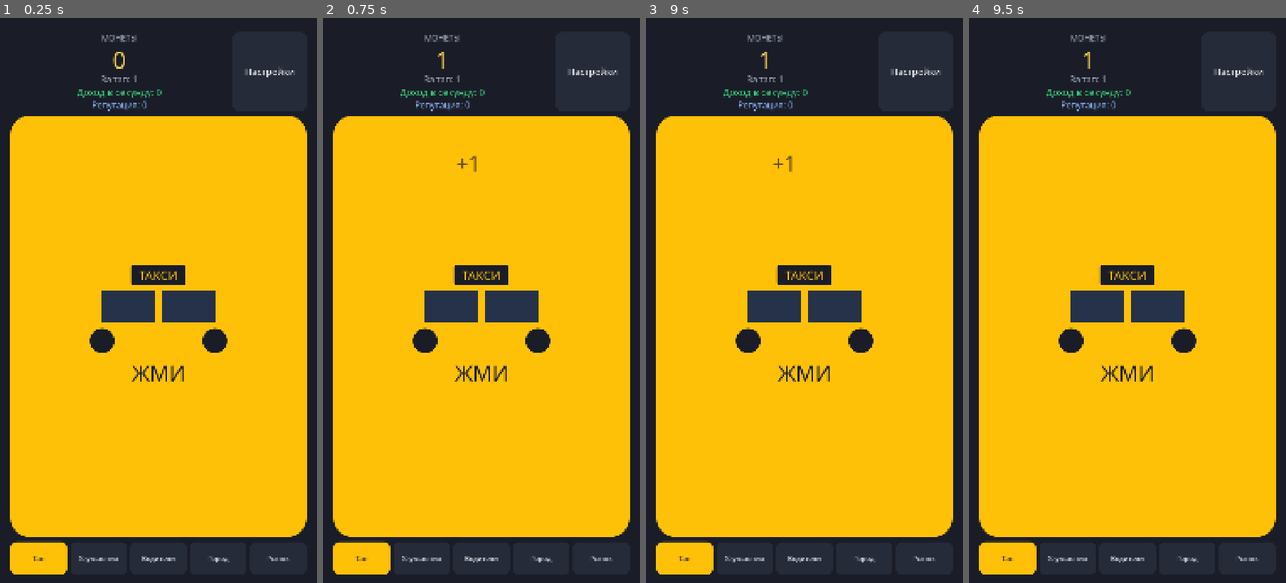
Above: before the commit, frames 1-4 (left to right).
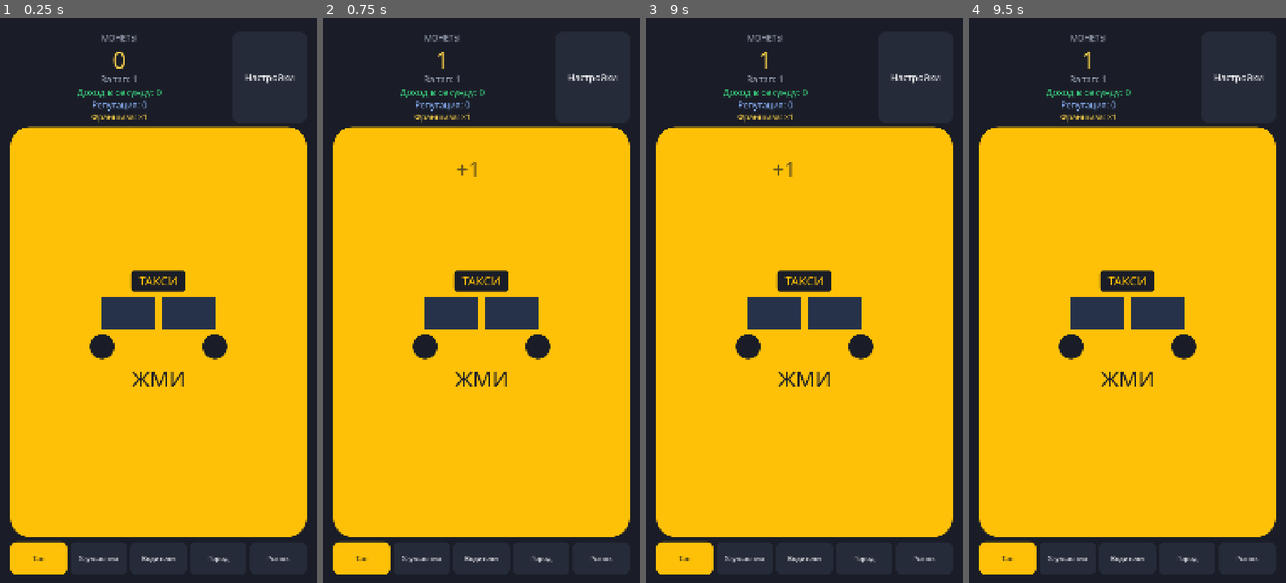
Above: after the commit, the same moments.

Repository: bogdan22807/play1
Game: Godot game, scene res://scenes/main.tscn
The game is run twice, just before and just after one commit, with the same random seed, the same clock (stepped at 60 frames per second) and the same inputs.
Inputs (mouse positions are in pixels of both pictures, inside the frame that each line leads up to; where the layout moved, square brackets give the same spot in the first picture):
- Up to frame 1 (0.25 s): no input
- Up to frame 2 (0.75 s): click (481, 334) [481, 328] at 0.5 s
- Up to frame 3 (9 s): click "Настройки" at 1.25 s; click "Тап" at 2 s; click "Улучшения" at 2.75 s; click "Водители" at 3.5 s; click "Город" at 4.25 s; click "Рынок" at 5 s; click "Сбросить прогресс" at 5.75 s; click "Сбросить" at 6.5 s; click "Настройки" at 7.25 s; click "Закрыть" at 8 s; click (804, 334) [804, 328] at 8.75 s
- Up to frame 4 (9.5 s): no input

The runs differ from the first frame. In frame 1, 4.3% of the frame differs, in the area x 3-97%, y 8-66%; in frame 2, 4.3%; in frame 3, 4.3%; in frame 4, 4.3%.

Commit message:
Добавить продажу компании и множитель франшизы.
Продажа сбрасывает забег и оставляет постоянный бонус от заработка. Старые сохранения получают франшизу 1.

Co-authored-by: bogdan22807 <bogdan22807@users.noreply.github.com>

Diff:
--- a/autoload/game_state.gd
+++ b/autoload/game_state.gd
@@ -22,6 +22,7 @@
 signal regions_changed
 ## Выкупили конкурента или он отказал.
 signal competitors_changed
+signal franchise_changed(franchise: float)
 
 ## Сколько монет даёт тап без улучшений.
 const BASE_TAP_POWER: float = 1.0
@@ -32,6 +33,10 @@
 const COMPETITORS_PATH := "res://data/competitors.json"
 ## Сколько тапов нужно для +1 репутации.
 const TAPS_PER_REPUTATION := 20
+## Сколько монет забега дают +1 к множителю франшизы.
+const FRANCHISE_PER_EARNED := 10000.0
+## Меньше этой суммы компанию продать нельзя.
+const MIN_RUN_TO_SELL := 1000.0
 ## Если кадр завис дольше секунды, не начисляем доход за всю паузу.
 const MAX_INCOME_STEP := 1.0
 const SAVE_PATH := "user://save.json"
@@ -63,6 +68,10 @@
 var reputation: int = 0
 ## Сколько тапов уже накоплено до следующей единицы репутации.
 var _taps_toward_reputation: int = 0
+## Постоянный множитель. Переживает продажу компании.
+var franchise: float = 1.0
+## Монеты, полученные за текущий забег. Траты его не уменьшают.
+var run_earned: float = 0.0
 var _income_per_second: float = 0.0
 ## Время последнего сохранения. От него считаем, сколько игра не работала.
 var _last_exit_unix: int = 0
@@ -91,6 +100,7 @@
 	regions_changed.emit()
 	reputation_changed.emit(reputation)
 	competitors_changed.emit()
+	franchise_changed.emit(franchise)
 
 
 ## Пассивный доход капает каждый кадр. Рядом тикает автосохранение.
@@ -99,7 +109,7 @@
 		var step: float = delta
 		if step > MAX_INCOME_STEP:
 			step = MAX_INCOME_STEP
-		coins += _income_per_second * step
+		_gain_coins(_income_per_second * step)
 		coins_changed.emit(coins)
 	_autosave_left -= delta
 	if _autosave_left <= 0.0:
@@ -133,7 +143,7 @@
 ## Игрок нажал на такси. Возвращает, сколько монет добавилось.
 func tap() -> float:
 	var gained: float = get_tap_power()
-	coins += gained
+	_gain_coins(gained)
 	_run_tap_for_reputation()
 	coins_changed.emit(coins)
 	return gained
@@ -236,7 +246,7 @@
 
 ## Районы, регионы и франшиза умножают и тап, и пассивный доход.
 func get_income_multiplier() -> float:
-	return _district_multiplier() * _region_multiplier() * _competitor_multiplier()
+	return _district_multiplier() * _region_multiplier() * _competitor_multiplier() * franchise
 
 
 func get_cities() -> Array:
@@ -500,6 +510,8 @@
 	_owned_competitors.clear()
 	reputation = 0
 	_taps_toward_reputation = 0
+	franchise = 1.0
+	run_earned = 0.0
 	_recalc_income()
 	coins_changed.emit(coins)
 	tap_power_changed.emit(get_tap_power())
@@ -509,7 +521,63 @@
 	regions_changed.emit()
 	reputation_changed.emit(reputation)
 	competitors_changed.emit()
-	save_game()
+	franchise_changed.emit(franchise)
+	save_game()
+
+
+func get_franchise() -> float:
+	return franchise
+
+
+func get_run_earned() -> float:
+	return run_earned
+
+
+## На сколько вырастет франшиза, если продать компанию прямо сейчас.
+func get_prestige_bonus() -> float:
+	return run_earned / FRANCHISE_PER_EARNED
+
+
+func can_sell_company() -> bool:
+	return run_earned + 0.001 >= MIN_RUN_TO_SELL
+
+
+## Сбрасывает забег и прибавляет франшизу. Сама франшиза остаётся.
+func sell_company() -> bool:
+	if not can_sell_company():
+		return false
+	franchise += get_prestige_bonus()
+	coins = 0.0
+	run_earned = 0.0
+	_upgrade_levels.clear()
+	_driver_counts.clear()
+	_offline_coins = 0.0
+	_offline_seconds = 0.0
+	_offline_capped = false
+	_opened_districts.clear()
+	_opened_regions.clear()
+	_owned_competitors.clear()
+	reputation = 0
+	_taps_toward_reputation = 0
+	_recalc_income()
+	coins_changed.emit(coins)
+	tap_power_changed.emit(get_tap_power())
+	upgrades_changed.emit()
+	drivers_changed.emit()
+	districts_changed.emit()
+	regions_changed.emit()
+	reputation_changed.emit(reputation)
+	competitors_changed.emit()
+	franchise_changed.emit(franchise)
+	save_game()
+	return true
+
+
+func _gain_coins(amount: float) -> void:
+	if amount <= 0.0:
+		return
+	coins += amount
+	run_earned += amount
 
 
 ## Игрок нажал «Забрать». До этого момента монеты за отсутствие только ждут.
@@ -517,7 +585,7 @@
 	var amount: float = _offline_coins
 	if amount <= 0.0:
 		return 0.0
-	coins += amount
+	_gain_coins(amount)
 	_offline_coins = 0.0
 	_offline_seconds = 0.0
 	_offline_capped = false
@@ -574,7 +642,7 @@
 func _fold_offline_dust() -> bool:
 	if _offline_coins <= 0.0 or _offline_coins >= 1.0:
 		return false
-	coins += _offline_coins
+	_gain_coins(_offline_coins)
 	_offline_coins = 0.0
 	_offline_seconds = 0.0
 	_offline_capped = false
@@ -617,6 +685,8 @@
 		"reputation": reputation,
 		"reputation_taps": _taps_toward_reputation,
 		"competitors": _owned_competitors.duplicate(),
+		"franchise": franchise,
+		"run_earned": run_earned,
 	}
 	var file := FileAccess.open(SAVE_PATH, FileAccess.WRITE)
 	if file == null:
@@ -648,6 +718,9 @@
 	_owned_competitors = _read_count_dict(data.get("competitors", {}))
 	reputation = maxi(0, int(data.get("reputation", 0)))
 	_taps_toward_reputation = maxi(0, int(data.get("reputation_taps", 0)))
+	franchise = maxf(1.0, float(data.get("franchise", 1.0)))
+	# Старое сохранение без поля: уже лежащие монеты считаем заработком забега.
+	run_earned = maxf(0.0, float(data.get("run_earned", coins)))
 	_last_exit_unix = maxi(0, int(data.get("last_exit_unix", 0)))
 	var saved_offline: float = maxf(0.0, float(data.get("pending_offline_coins", 0)))
 	var saved_seconds: float = maxf(0.0, float(data.get("pending_offline_seconds", 0)))
--- a/scripts/main.gd
+++ b/scripts/main.gd
@@ -54,6 +54,11 @@
 var _notice_layer: Control
 var _notice_title: Label
 var _notice_body: Label
+var _franchise_label: Label
+var _sell_info: Label
+var _sell_button: Button
+var _sell_layer: Control
+var _sell_body: Label
 var _offline_layer: Control
 var _offline_label: Label
 var _offline_time_label: Label
@@ -71,6 +76,7 @@
 	GameState.regions_changed.connect(_on_regions_changed)
 	GameState.reputation_changed.connect(_on_reputation_changed)
 	GameState.competitors_changed.connect(_on_competitors_changed)
+	GameState.franchise_changed.connect(_on_franchise_changed)
 	GameState.offline_reward_ready.connect(_show_offline_popup)
 	# Сигнал из автозагрузки мог прийти раньше, чем экран подписался. Берём числа ещё раз.
 	_on_coins_changed(GameState.coins)
@@ -81,7 +87,9 @@
 	_refresh_districts()
 	_refresh_regions()
 	_refresh_competitors()
+	_refresh_sell()
 	_on_reputation_changed(GameState.reputation)
+	_on_franchise_changed(GameState.get_franchise())
 	_show_offline_popup()
 
 
@@ -164,6 +172,7 @@
 	_show_page(PAGE_TAP)
 	_build_settings_popup()
 	_build_notice_popup()
+	_build_sell_popup()
 	_build_offline_popup()
 
 
@@ -218,6 +227,12 @@
 	_reputation_label.add_theme_font_size_override("font_size", 30)
 	_reputation_label.add_theme_color_override("font_color", Color("8eb6ff"))
 	text_box.add_child(_reputation_label)
+
+	_franchise_label = Label.new()
+	_franchise_label.horizontal_alignment = HORIZONTAL_ALIGNMENT_CENTER
+	_franchise_label.add_theme_font_size_override("font_size", 28)
+	_franchise_label.add_theme_color_override("font_color", COLOR_GOLD)
+	text_box.add_child(_franchise_label)
 
 	var settings_button := Button.new()
 	settings_button.text = "Настройки"
@@ -412,6 +427,8 @@
 			continue
 		_market_list.add_child(_make_competitor_row(competitor_id, info))
 
+	_market_list.add_child(_make_sell_panel())
+
 
 func _make_competitor_row(competitor_id: String, info: Dictionary) -> PanelContainer:
 	var panel := PanelContainer.new()
@@ -483,6 +500,120 @@
 			var cost: float = GameState.get_competitor_cost(id)
 			offer_button.text = "Предложить выкуп\n%s" % GameState.format_number(cost)
 			offer_button.disabled = not GameState.can_offer_buyout(id)
+
+
+func _make_sell_panel() -> PanelContainer:
+	var panel := PanelContainer.new()
+	panel.size_flags_horizontal = Control.SIZE_EXPAND_FILL
+	panel.add_theme_stylebox_override("panel", _panel_style())
+
+	var column := VBoxContainer.new()
+	column.add_theme_constant_override("separation", 10)
+	panel.add_child(column)
+
+	var title := Label.new()
+	title.text = "Продать компанию"
+	title.horizontal_alignment = HORIZONTAL_ALIGNMENT_CENTER
+	title.add_theme_font_size_override("font_size", 36)
+	column.add_child(title)
+
+	_sell_info = Label.new()
+	_sell_info.autowrap_mode = TextServer.AUTOWRAP_WORD_SMART
+	_sell_info.horizontal_alignment = HORIZONTAL_ALIGNMENT_CENTER
+	_sell_info.add_theme_font_size_override("font_size", 26)
+	_sell_info.add_theme_color_override("font_color", COLOR_MUTED)
+	column.add_child(_sell_info)
+
+	_sell_button = Button.new()
+	_sell_button.text = "Продать компанию"
+	_sell_button.custom_minimum_size = Vector2(0, 110)
+	_sell_button.focus_mode = Control.FOCUS_NONE
+	_style_buy_button(_sell_button)
+	_sell_button.pressed.connect(_ask_sell)
+	column.add_child(_sell_button)
+	return panel
+
+
+func _refresh_sell() -> void:
+	if _sell_info == null:
+		return
+	var bonus: float = GameState.get_prestige_bonus()
+	var now: float = GameState.get_franchise()
+	_sell_info.text = "Заработано за забег: %s\nФраншиза сейчас: ×%s\nПосле продажи станет ×%s" % [
+		GameState.format_number(GameState.get_run_earned()),
+		GameState.format_number(now),
+		GameState.format_number(now + bonus),
+	]
+	_sell_button.disabled = not GameState.can_sell_company()
+	if _sell_button.disabled:
+		_sell_button.text = "Нужно заработать %s" % GameState.format_number(1000.0)
+	else:
+		_sell_button.text = "Продать компанию"
+
+
+func _ask_sell() -> void:
+	var bonus: float = GameState.get_prestige_bonus()
+	var now: float = GameState.get_franchise()
+	_sell_body.text = "Монеты, улучшения, водители, районы, регионы и выкуп обнулятся.\nРепутация тоже начнётся заново.\n\nБонус этого забега: +%s\nФраншиза станет ×%s и останется навсегда." % [
+		GameState.format_number(bonus),
+		GameState.format_number(now + bonus),
+	]
+	_sell_layer.visible = true
+
+
+func _confirm_sell() -> void:
+	_sell_layer.visible = false
+	if GameState.sell_company():
+		_show_page(PAGE_TAP)
+		_show_notice("Компания продана", "Франшиза теперь ×%s. Она умножает весь доход." % GameState.format_number(GameState.get_franchise()))
+
+
+func _close_sell() -> void:
+	_sell_layer.visible = false
+
+
+func _on_franchise_changed(value: float) -> void:
+	_franchise_label.text = "Франшиза: ×%s" % GameState.format_number(value)
+	_refresh_sell()
+
+
+func _build_sell_popup() -> void:
+	_sell_layer = Control.new()
+	_sell_layer.set_anchors_and_offsets_preset(Control.PRESET_FULL_RECT)
+	_sell_layer.visible = false
+	_sell_layer.mouse_filter = Control.MOUSE_FILTER_STOP
+	add_child(_sell_layer)
+
+	var dim := ColorRect.new()
+	dim.color = Color(0, 0, 0, 0.72)
+	dim.set_anchors_and_offsets_preset(Control.PRESET_FULL_RECT)
+	dim.mouse_filter = Control.MOUSE_FILTER_IGNORE
+	_sell_layer.add_child(dim)
+
+	var center := CenterContainer.new()
+	center.set_anchors_and_offsets_preset(Control.PRESET_FULL_RECT)
+	center.mouse_filter = Control.MOUSE_FILTER_IGNORE
+	_sell_layer.add_child(center)
+
+	var panel := PanelContainer.new()
+	panel.custom_minimum_size = Vector2(860, 0)
+	var style := _panel_style()
+	style.content_margin_left = 40
+	style.content_margin_right = 40
+	style.content_margin_top = 40
+	style.content_margin_bottom = 36
+	panel.add_theme_stylebox_override("panel", style)
+	center.add_child(panel)
+
+	var box := VBoxContainer.new()
+	box.add_theme_constant_override("separation", 18)
+	panel.add_child(box)
+	box.add_child(_make_center_label("Продать компанию?", 44, Color.WHITE))
+	_sell_body = _make_center_label("", 28, COLOR_MUTED)
+	_sell_body.autowrap_mode = TextServer.AUTOWRAP_WORD_SMART
+	box.add_child(_sell_body)
+	box.add_child(_make_settings_button("Продать", COLOR_DANGER, _confirm_sell))
+	box.add_child(_make_settings_button("Отмена", COLOR_PANEL, _close_sell))
 
 
 func _on_competitors_changed() -> void:
@@ -1190,6 +1321,7 @@
 	_refresh_districts()
 	_refresh_regions()
 	_refresh_competitors()
+	_refresh_sell()
 
 
 func _on_tap_power_changed(value: float) -> void:
